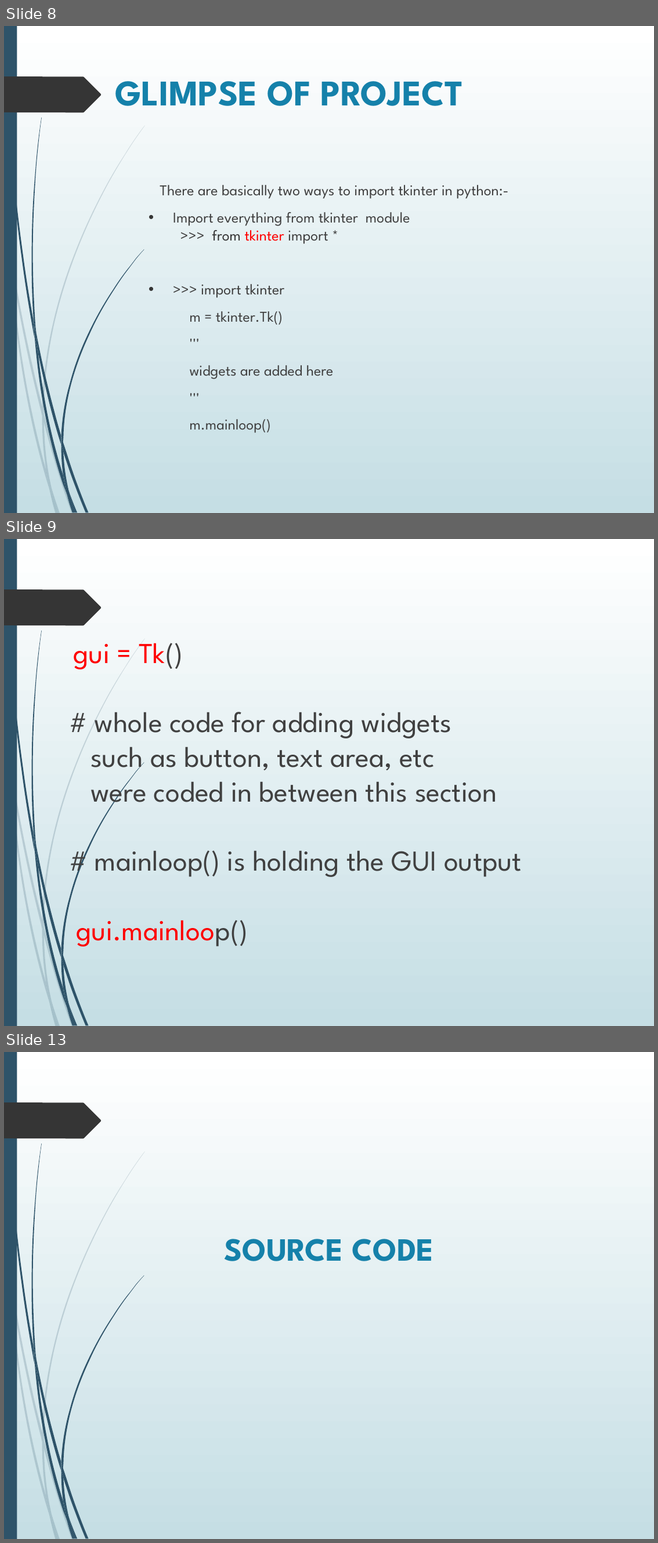
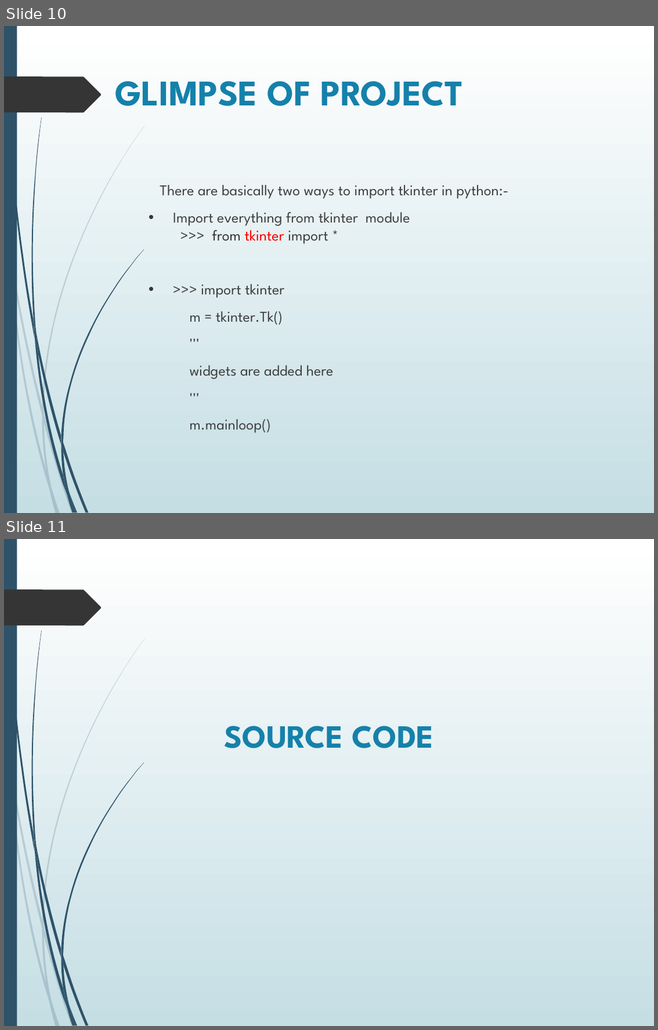
Before and after one commit to aayushi20221/Cloud-Based-Buss-Pass-System, a slide deck: ppt.pptx. Shown one above the other, each under a label of ours: slides 8, 9 and 13 before the commit, slides 10 and 11 after it; the slides between them are not shown. The pictures are 658x1543 and 658x1030 pixels, drawn with LibreOffice and Linux fonts; fonts in the diff are those of the drawing. Boxes give left, top, right and bottom in pixels: in the first picture for what was removed or moved away, otherwise in the second. Text is boxed around its words. In the diff, an @@ line names an element or a change of style, - is before the commit and + after.

```diff
--- a/ppt.pptx
+++ b/ppt.pptx
@@ slide 9 removed at bbox=[4, 539, 654, 1026], background gradient #FFFFFF to #C5DEE5; not listed: 24 template elements that a slide beside it also shows @@
@@ text removed at bbox=[73, 643, 521, 947] @@
-gui = Tk()
-# whole code for adding widgets
-such as button, text area, etc
-were coded in between this section
-# mainloop() is holding the GUI output
-gui.mainloop()
@@ what was slide 8 is now slide 10 @@
@@ what was slide 13 is now slide 11 @@
```
Also in this commit, not shown: 2 slides changed, 2 slides added, 7 other slides removed.
